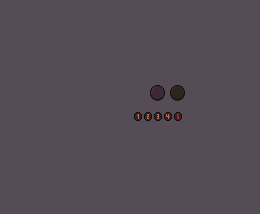
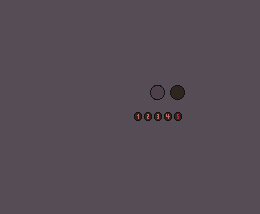
The second 260 × 214 image is a revision of the first. Changes to its layers:
added group "InventoryActionSlot.png" with 2 layers above "InventoryItemSlot.png" over [150, 85, 165, 100]
added layer "Fill" (1st of 2, in "InventoryActionSlot.png") (35%) in group "InventoryActionSlot.png" over [151, 86, 164, 99]
renamed "InventorySkillSlot.png" to "Stroke", moved it into group "InventoryActionSlot.png", painted on it over [150, 85, 165, 100]
added group "InventoryItemSlot.png" with 2 layers above "Background" over [170, 86, 185, 100]
added layer "Fill" (2nd of 2, in "InventoryItemSlot.png") in group "InventoryItemSlot.png" over [171, 86, 184, 99]
renamed "InventoryItemSlot.png" to "Stroke", moved it into group "InventoryItemSlot.png", painted on it over [170, 86, 185, 100]
